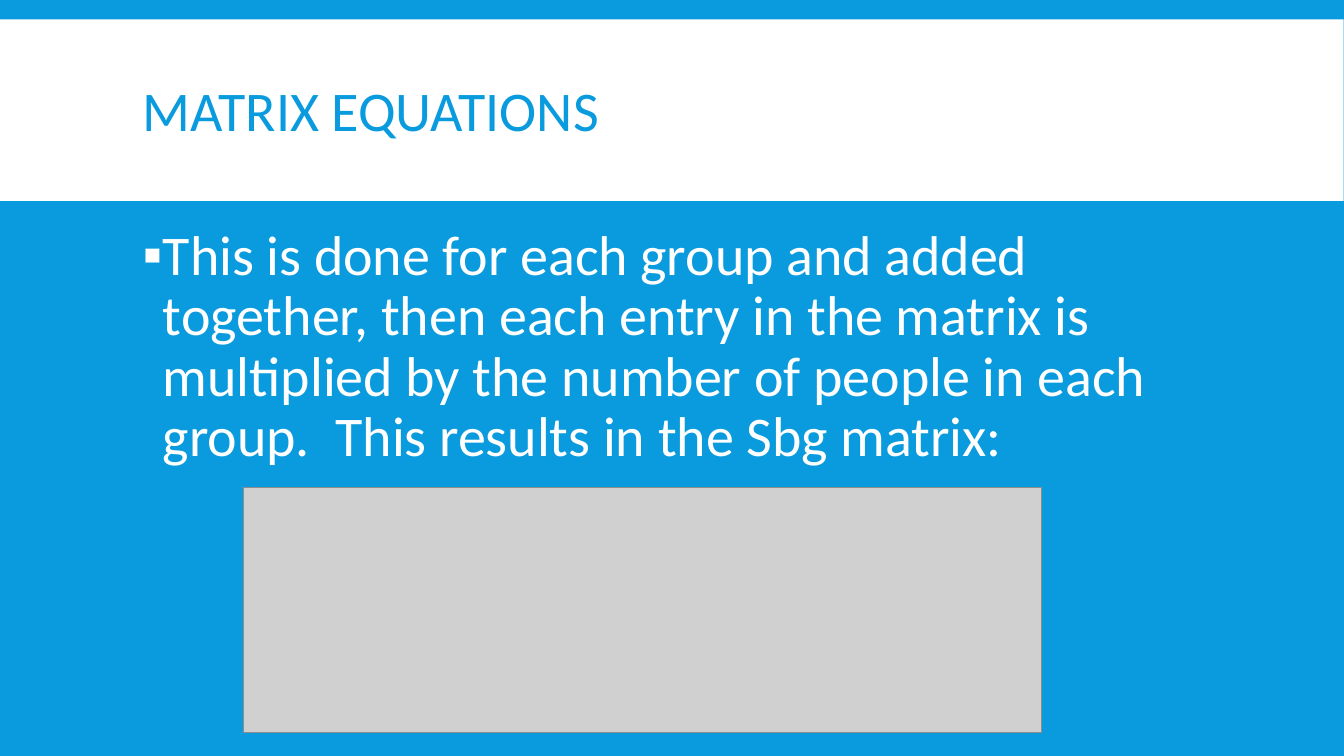
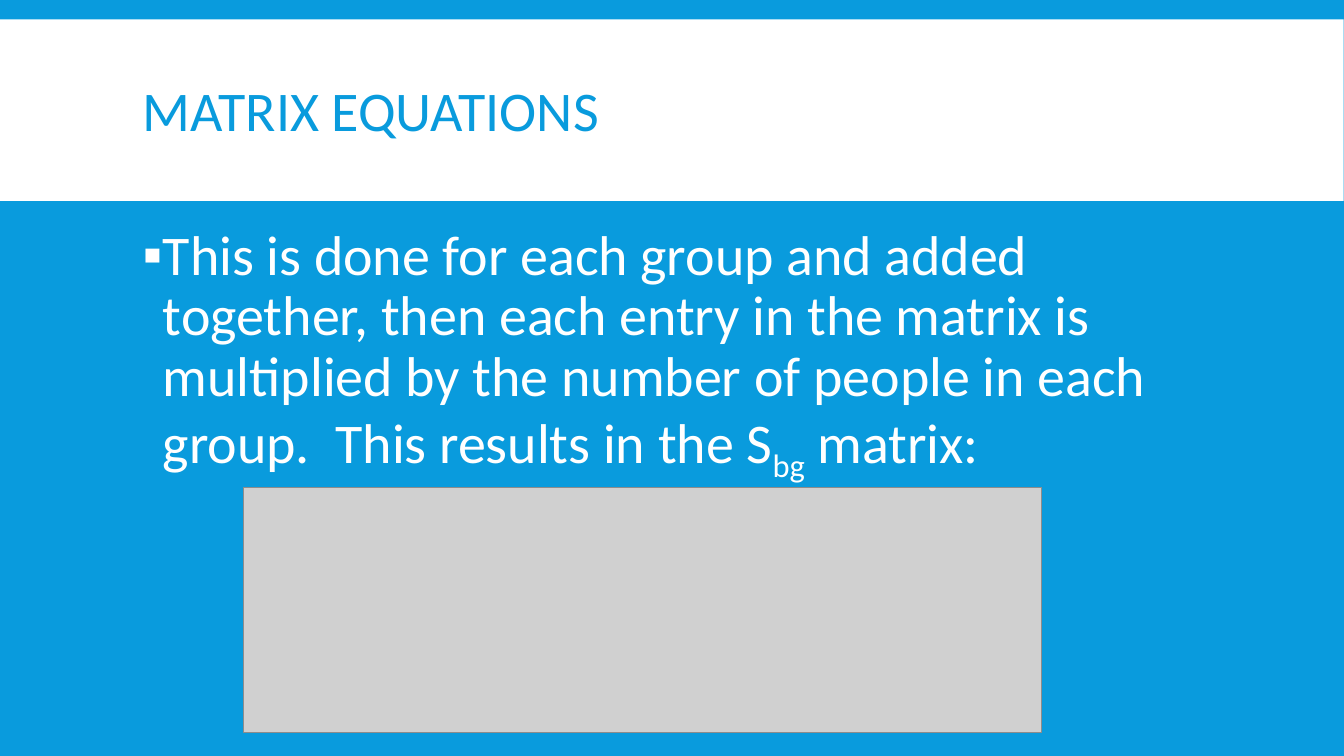
Before and after one commit to AndrewAinsworth/psy524, a slide deck: slide 52 of Slides/Psy524-09-Profile Analysis.pptx. Drawn at 1344x756 pixels with LibreOffice and Linux fonts; fonts in the diff are those of the drawing; grey boxes stand for pictures. Boxes give left, top, right and bottom in pixels: in the first picture for what was removed or moved away, otherwise in the second. Text is boxed around its words. In the diff, an @@ line names an element or a change of style, - is before the commit and + after.

```diff
--- a/Slides/Psy524-09-Profile Analysis.pptx
+++ b/Slides/Psy524-09-Profile Analysis.pptx
@@ text "This is done for each ..." at box(163, 236, 1146, 473): now subscript in "Sbg" @@
```
Also in this commit, not shown: 5 other slides changed.
